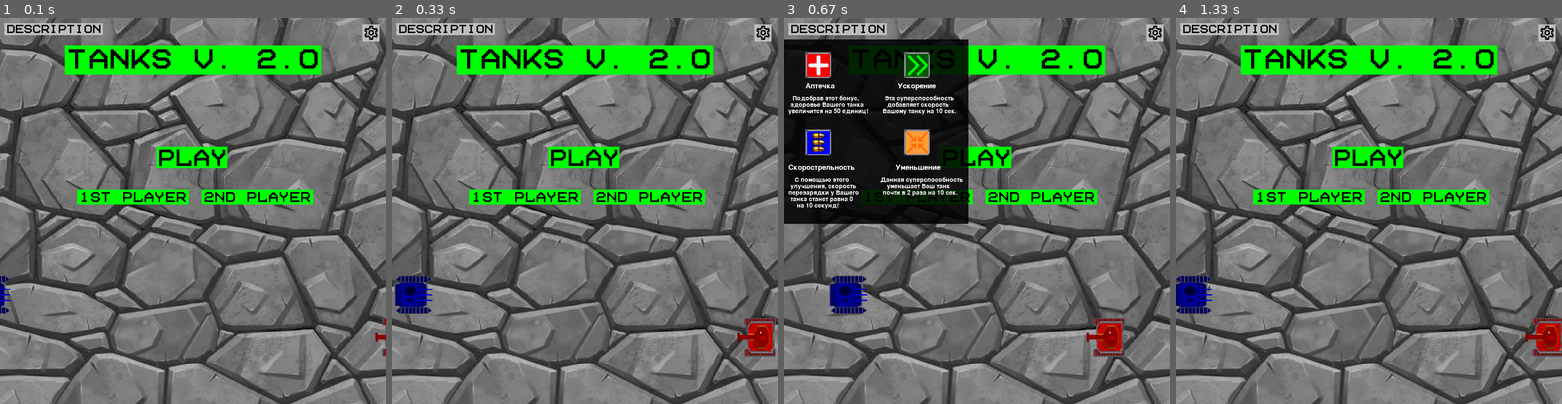
Above: before the commit, frames 1-4 (left to right).
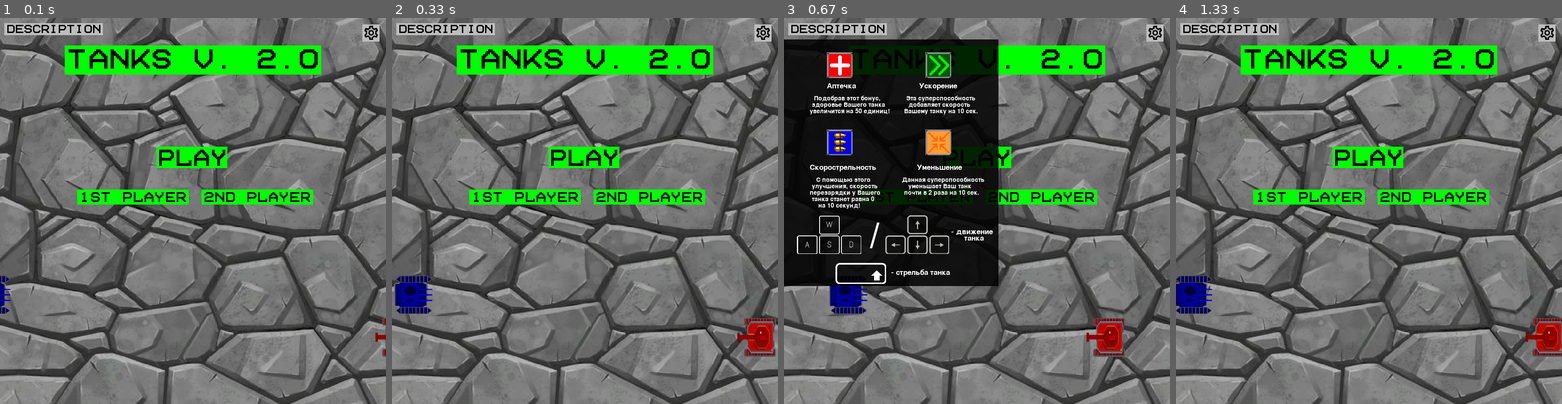
Above: after the commit, the same moments.

Repository: Artem468/pygame_project
Game: pygame game, started from main.py
Same seed, same stepped clock (60 frames per second), same inputs: the game is played once before the commit and once after it.
Inputs (mouse positions are in pixels of both pictures, inside the frame that each line leads up to):
- Up to frame 1 (0.1 s): no input
- Up to frame 2 (0.33 s): no input
- Up to frame 3 (0.67 s): click "Description" at 0.38 s
- Up to frame 4 (1.33 s): click "2nd player" at 0.72 s; click (1191, 33) at 1.05 s

Frames 1-2 are identical in both runs. In frame 3, 18% of the frame differs, in the area x 0-56%, y 5-70%; in frame 4, nothing differs.

Commit message:
Add files via upload

Diff:
--- a/main.py
+++ b/main.py
@@ -80,6 +80,7 @@
     'empty': load_image('snow.png')
 }
 tile_width = tile_height = 90
+pygame.display.set_icon(load_image('icon.png'))
 
 
 class ScreenFrame(pygame.sprite.Sprite):
@@ -661,7 +662,7 @@
 
 
 def description():
-    color = pygame.Surface((430, 430))
+    color = pygame.Surface((500, 575))
     color.set_alpha(220)
     color.fill((0, 0, 0))
     screen.blit(color, (0, 50))
@@ -670,52 +671,69 @@
     small_box = pygame.transform.scale(load_image('small_box.jpg'), (60, 60))
     bullet_box = pygame.transform.scale(load_image('bullet_box.jpg'), (60, 60))
     fast_box = pygame.transform.scale(load_image('fast_box.jpg'), (60, 60))
+    wasd = pygame.transform.scale(load_image('wasd.png'), (150, 90))
+    arrows = pygame.transform.scale(load_image('arrows.png'), (150, 90))
+    shift = pygame.transform.scale(load_image('shift.png'), (118, 50))
     font = pygame.font.Font(None, 21)
     font2 = pygame.font.Font(None, 25)
-
-    screen.blit(med_box, (50, 80))
+    font3 = pygame.font.Font(None, 120)
+
+    screen.blit(med_box, (100, 80))
     text = font2.render('Аптечка', True, pygame.Color('white'))
-    screen.blit(text, (50, 150))
+    screen.blit(text, (100, 150))
     text = font.render('Подобрав этот бонус,', True, pygame.Color('white'))
-    screen.blit(text, (20, 180))
+    screen.blit(text, (70, 180))
     text = font.render('здоровье Вашего танка', True, pygame.Color('white'))
-    screen.blit(text, (15, 195))
+    screen.blit(text, (65, 195))
     text = font.render('увеличится на 50 единиц!', True, pygame.Color('white'))
-    screen.blit(text, (10, 210))
-
-    screen.blit(fast_box, (280, 80))
+    screen.blit(text, (60, 210))
+
+    screen.blit(fast_box, (330, 80))
     text = font2.render('Ускорение', True, pygame.Color('white'))
-    screen.blit(text, (265, 150))
+    screen.blit(text, (315, 150))
     text = font.render('Эта суперспособность', True, pygame.Color('white'))
-    screen.blit(text, (235, 180))
+    screen.blit(text, (285, 180))
     text = font.render('добавляет скорость', True, pygame.Color('white'))
-    screen.blit(text, (240, 195))
+    screen.blit(text, (290, 195))
     text = font.render('Вашему танку на 10 сек.', True, pygame.Color('white'))
-    screen.blit(text, (230, 210))
-
-    screen.blit(bullet_box, (50, 260))
+    screen.blit(text, (280, 210))
+
+    screen.blit(bullet_box, (100, 260))
     text = font2.render('Скорострельность', True, pygame.Color('white'))
-    screen.blit(text, (10, 340))
+    screen.blit(text, (60, 340))
     text = font.render('С помощью этого', True, pygame.Color('white'))
-    screen.blit(text, (25, 370))
+    screen.blit(text, (75, 370))
     text = font.render('улучшения, скорость', True, pygame.Color('white'))
-    screen.blit(text, (15, 385))
+    screen.blit(text, (65, 385))
     text = font.render('перезарядки у Вашего', True, pygame.Color('white'))
-    screen.blit(text, (10, 400))
+    screen.blit(text, (60, 400))
     text = font.render('танка станет равна 0', True, pygame.Color('white'))
-    screen.blit(text, (15, 415))
+    screen.blit(text, (65, 415))
     text = font.render('на 10 секунд!', True, pygame.Color('white'))
-    screen.blit(text, (30, 430))
-
-    screen.blit(small_box, (280, 260))
+    screen.blit(text, (80, 430))
+
+    screen.blit(small_box, (330, 260))
     text = font2.render('Уменьшение', True, pygame.Color('white'))
-    screen.blit(text, (260, 340))
+    screen.blit(text, (310, 340))
     text = font.render('Данная суперспособность', True, pygame.Color('white'))
-    screen.blit(text, (225, 370))
+    screen.blit(text, (275, 370))
     text = font.render('уменьшает Ваш танк', True, pygame.Color('white'))
-    screen.blit(text, (240, 385))
+    screen.blit(text, (290, 385))
     text = font.render('почти в 2 раза на 10 сек.', True, pygame.Color('white'))
-    screen.blit(text, (230, 400))
+    screen.blit(text, (280, 400))
+
+    screen.blit(wasd, (30, 460))
+    text = font3.render('/', True, pygame.Color('white'))
+    screen.blit(text, (200, 470))
+    screen.blit(arrows, (235, 460))
+    text = font2.render('- движение', True, pygame.Color('white'))
+    screen.blit(text, (390, 490))
+    text = font2.render('танка', True, pygame.Color('white'))
+    screen.blit(text, (420, 505))
+
+    screen.blit(shift, (120, 570))
+    text = font2.render('- стрельба танка', True, pygame.Color('white'))
+    screen.blit(text, (250, 585))
 
 
 med_box_sprites = pygame.sprite.Group()
@@ -1371,14 +1389,14 @@
             self.rect.y += self.speedy
             self.rect.x += self.speedx
             if FIRST_SPEED == 3:
-                if pygame.sprite.spritecollideany(self, down_st_wall) and pygame.sprite.spritecollideany(self, left_st_wall) and pygame.sprite.spritecollideany(self, right_st_wall):
+                if pygame.sprite.spritecollideany(self, left_st_wall):
+                    self.rect.x += 2
+                if pygame.sprite.spritecollideany(self, right_st_wall):
+                    self.rect.x -= 2
+                if pygame.sprite.spritecollideany(self, down_st_wall):
                     self.rect.y += 2
-                elif pygame.sprite.spritecollideany(self, up_st_wall) and pygame.sprite.spritecollideany(self, left_st_wall) and pygame.sprite.spritecollideany(self, right_st_wall):
+                if pygame.sprite.spritecollideany(self, up_st_wall):
                     self.rect.y -= 2
-                elif pygame.sprite.spritecollideany(self, down_st_wall) and pygame.sprite.spritecollideany(self, left_st_wall) and pygame.sprite.spritecollideany(self, up_st_wall):
-                    self.rect.x -= 2
-                elif pygame.sprite.spritecollideany(self, down_st_wall) and pygame.sprite.spritecollideany(self, up_st_wall) and pygame.sprite.spritecollideany(self, right_st_wall):
-                    self.rect.x += 2
             if self.rect.right > 900:
                 self.rect.right = 900
             if self.rect.left < 0:
@@ -1586,14 +1604,14 @@
             self.rect.y += self.speedy
             self.rect.x += self.speedx
             if SECOND_SPEED == 3:
-                if pygame.sprite.spritecollideany(self, down_st_wall) and pygame.sprite.spritecollideany(self, left_st_wall) and pygame.sprite.spritecollideany(self, right_st_wall):
+                if pygame.sprite.spritecollideany(self, left_st_wall):
+                    self.rect.x += 2
+                if pygame.sprite.spritecollideany(self, right_st_wall):
+                    self.rect.x -= 2
+                if pygame.sprite.spritecollideany(self, down_st_wall):
                     self.rect.y += 2
-                elif pygame.sprite.spritecollideany(self, up_st_wall) and pygame.sprite.spritecollideany(self, left_st_wall) and pygame.sprite.spritecollideany(self, right_st_wall):
+                if pygame.sprite.spritecollideany(self, up_st_wall):
                     self.rect.y -= 2
-                elif pygame.sprite.spritecollideany(self, down_st_wall) and pygame.sprite.spritecollideany(self, left_st_wall) and pygame.sprite.spritecollideany(self, up_st_wall):
-                    self.rect.x -= 2
-                elif pygame.sprite.spritecollideany(self, down_st_wall) and pygame.sprite.spritecollideany(self, up_st_wall) and pygame.sprite.spritecollideany(self, right_st_wall):
-                    self.rect.x += 2
             if self.rect.right > 900:
                 self.rect.right = 900
             if self.rect.left < 0:
@@ -1643,7 +1661,7 @@
         pygame.mouse.set_visible(False)
         clock.tick(FPS)
         if pygame.time.get_ticks() - time >= 15000:
-            box = random.choice(['Small_Box', 'Bullet_Box', 'Med_Box', 'Fast_Box'])
+            box = random.choice(['Fast_Box'])
             if box == 'Med_Box':
                 Med_Box()
                 all_sprites.add(med_box_sprites)
Binary file added: data/arrows.png
Binary file added: data/icon.png
Binary file added: data/shift.png
Binary file added: data/wasd.png
